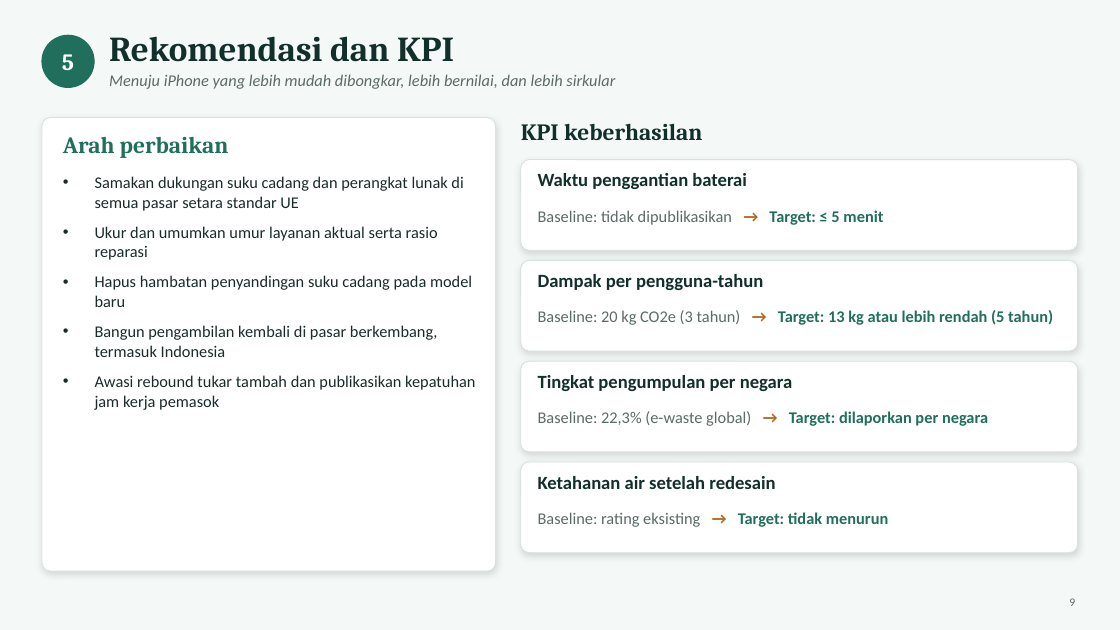
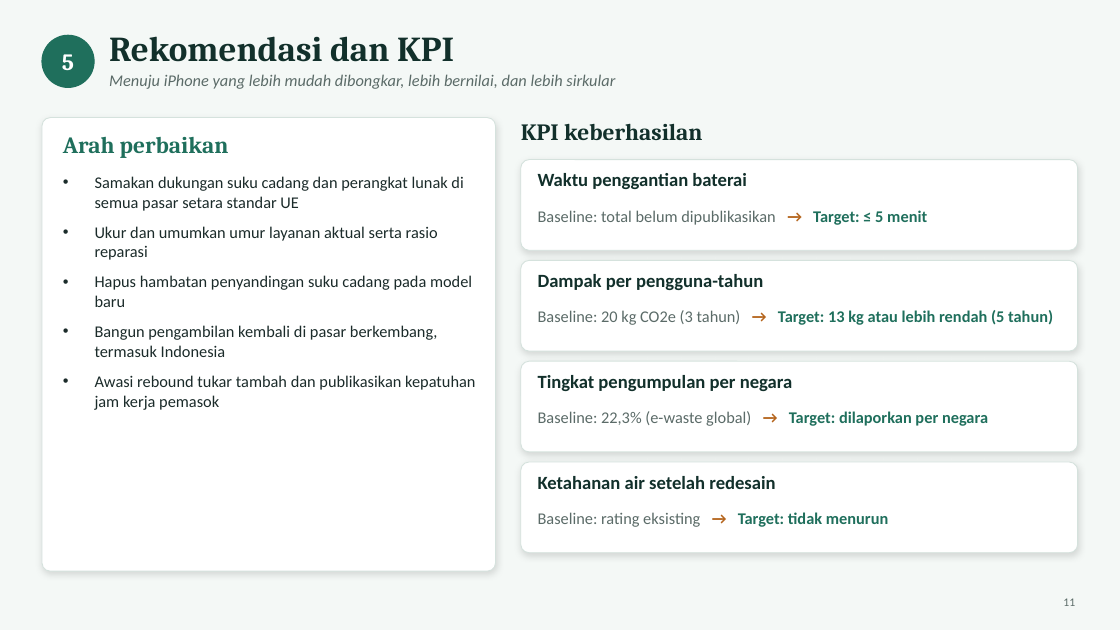
Before and after one commit to farhansech/EXACOUNT, a slide deck: slide 11 of Tugas_Week_5_Revisi-Francisco_Correia_Soares_164125002.pptx (slide 9 before the commit). Drawn at 1120x630 pixels with LibreOffice and Linux fonts; fonts in the diff are those of the drawing. Boxes give left, top, right and bottom in pixels: in the first picture for what was removed or moved away, otherwise in the second. Text is boxed around its words. In the diff, an @@ line names an element or a change of style, - is before the commit and + after.

```diff
--- a/Tugas_Week_5_Revisi-Francisco_Correia_Soares_164125002.pptx
+++ b/Tugas_Week_5_Revisi-Francisco_Correia_Soares_164125002.pptx
@@ text at [538,210,927,225]: text changed @@
-Baseline: tidak dipublikasikan → Target: ≤ 5 menit
+Baseline: total belum dipublikasikan → Target: ≤ 5 menit
@@ text at [1063,598,1075,606]: text changed @@
-9
+11
```
Also in this commit, not shown: 7 other slides changed, 2 slides added.
